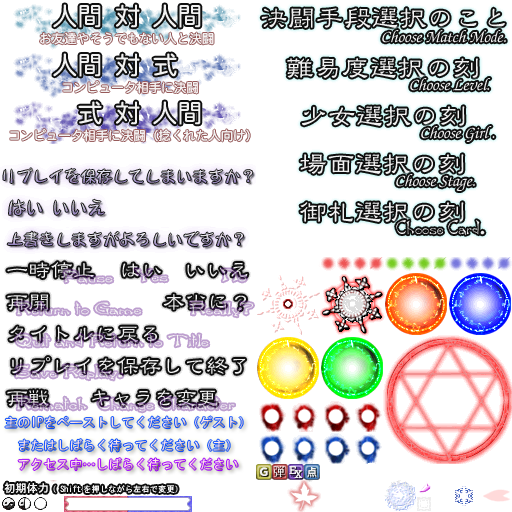
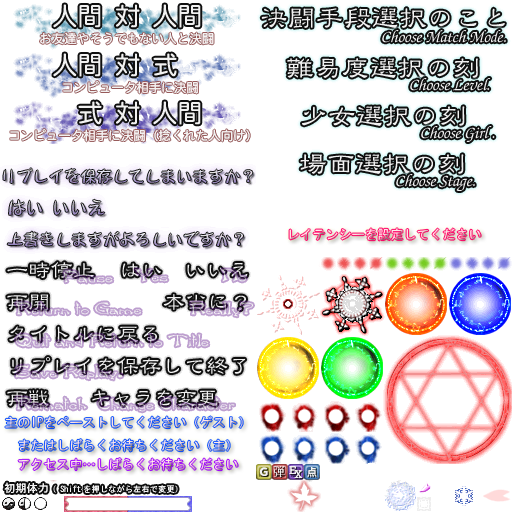
Layer changes from the first 512×512 image to the second:
painted on "图层 2" over bbox(296, 198, 489, 239)
added layer "レイテンシーを設定してください" above "アクセス中…しばらくお待ちください" over bbox(289, 228, 481, 241)
renamed "アクセス中…しばらく待ってください" to "アクセス中…しばらくお待ちください", painted on it over bbox(146, 458, 190, 471)
renamed "主のIPをペーストしてください（ゲスト） またはしばらく待ってください（主）" to "主のIPをペーストしてください（ゲスト） またはしばらくお待ちください（主）", painted on it over bbox(107, 436, 151, 452)
